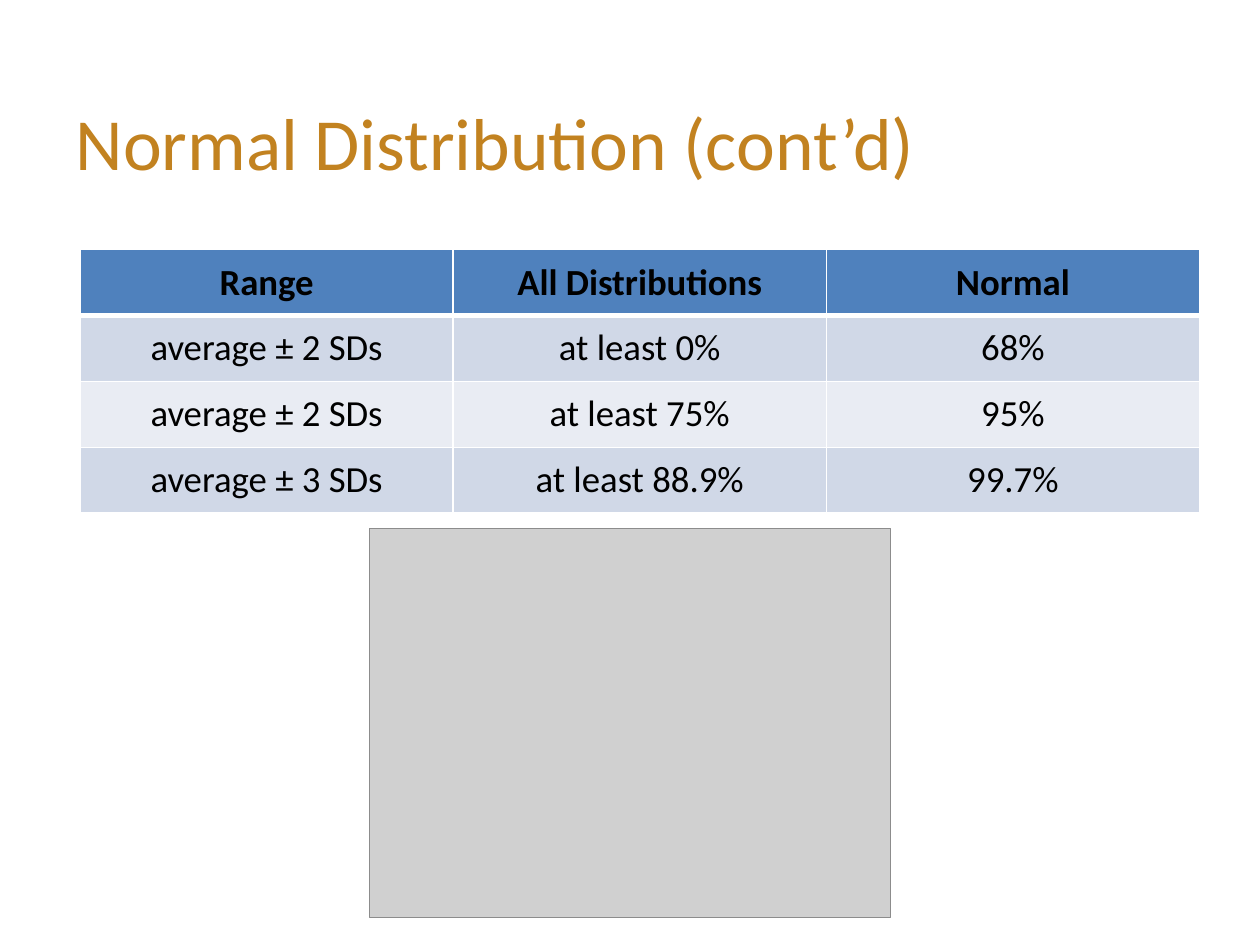
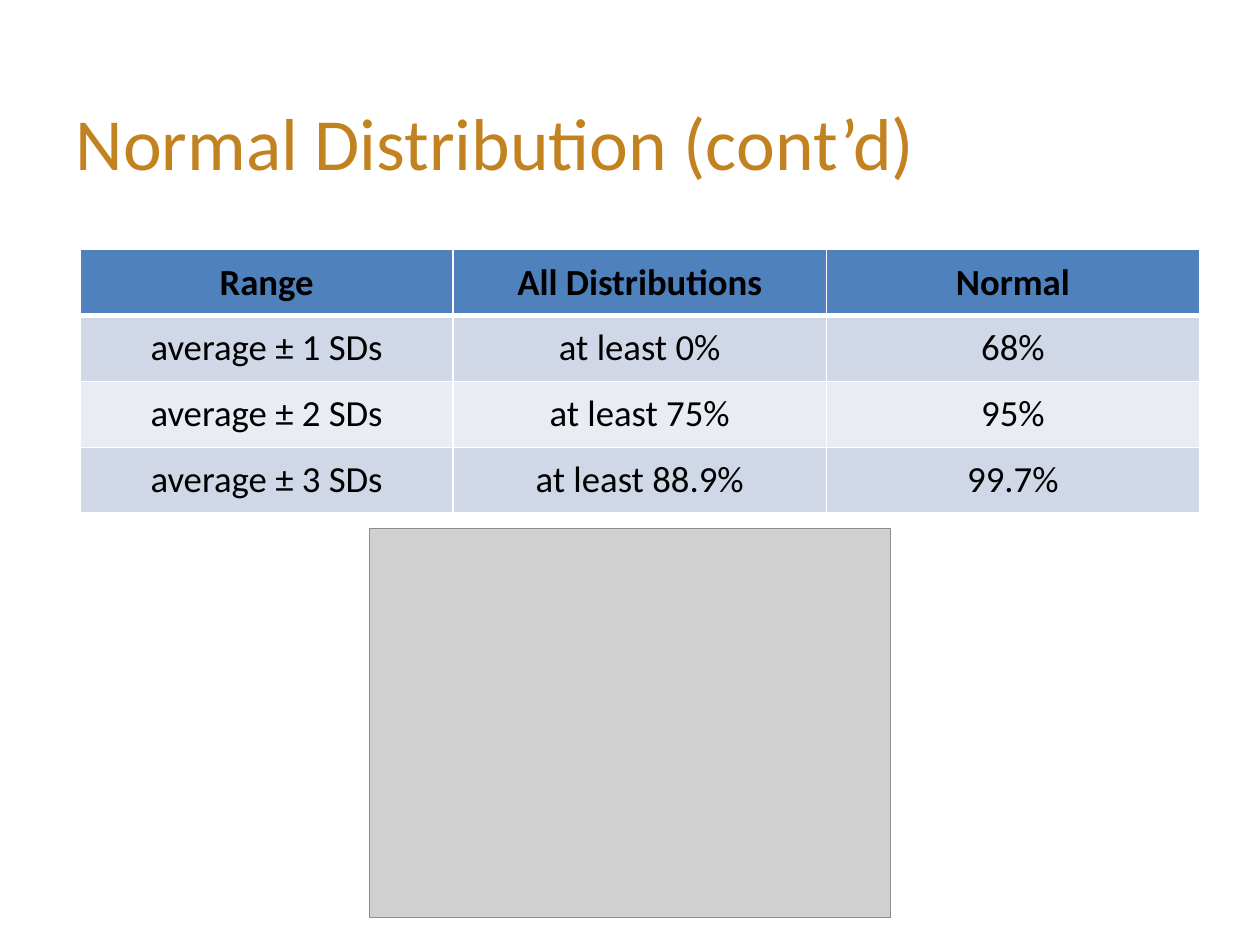
Before and after one commit to hLuo27/teaching, a slide deck: slide 8 of data8/slides/lab9.pptx. Drawn at 1260x945 pixels with LibreOffice and Linux fonts; fonts in the diff are those of the drawing; grey boxes stand for pictures; background and template pictures are left out. Boxes give left, top, right and bottom in pixels: in the first picture for what was removed or moved away, otherwise in the second. Text is boxed around its words. In the diff, an @@ line names an element or a change of style, - is before the commit and + after.

```diff
--- a/data8/slides/lab9.pptx
+++ b/data8/slides/lab9.pptx
@@ table at [81,249,1200,510] @@
-row 2, column 1: average ± 2 SDs
+row 2, column 1: average ± 1 SDs
```
Also in this commit, not shown: 1 other slide changed, 2 slides added, 2 slides removed, 1 other file.
